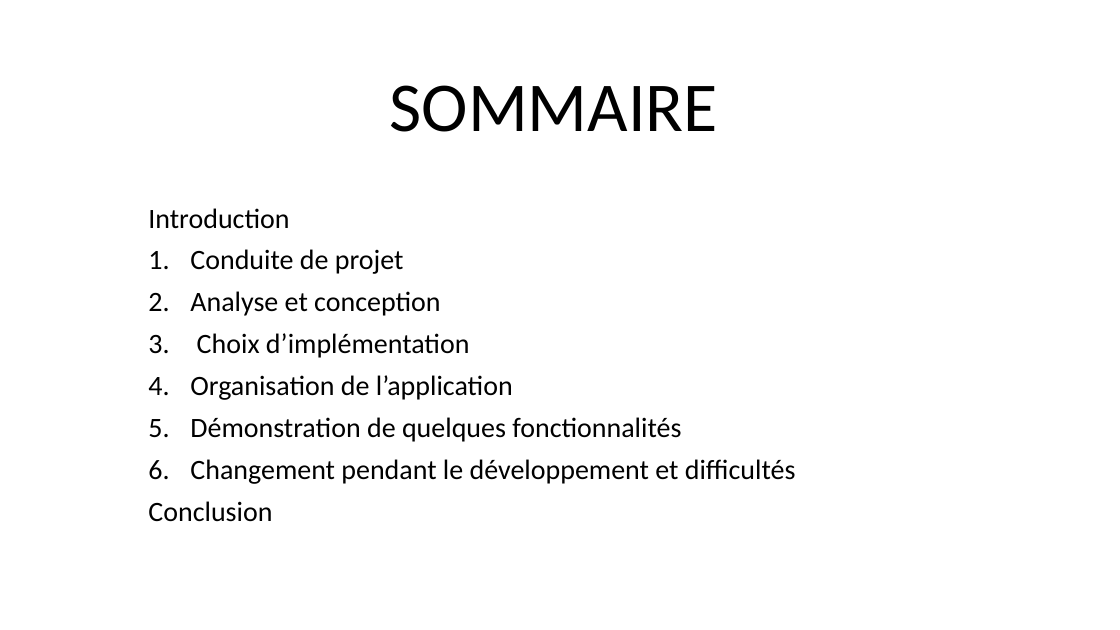
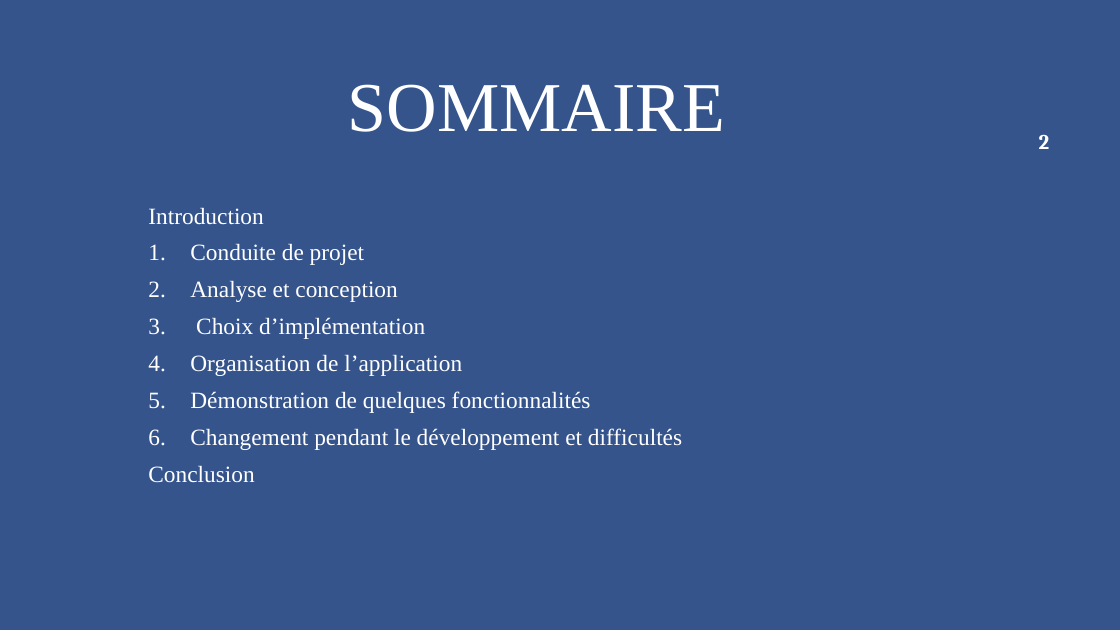
Before and after one commit to sowmangas/rendu-devoir, a slide deck: slide 2 of Documents/Presentation Application web de rendu de devoirs.pptx. Drawn at 1120x630 pixels with LibreOffice and Linux fonts; fonts in the diff are those of the drawing; background and template pictures are left out. Boxes give left, top, right and bottom in pixels: in the first picture for what was removed or moved away, otherwise in the second. Text is boxed around its words. In the diff, an @@ line names an element or a change of style, - is before the commit and + after.

```diff
--- a/Documents/Presentation Application web de rendu de devoirs.pptx
+++ b/Documents/Presentation Application web de rendu de devoirs.pptx
@@ background #FFFFFF to #36548C @@
@@ title "SOMMAIRE" at [348, 84, 725, 132]: font Calibri to Times New Roman, text colour #000000 to #FFFFFF @@
@@ page number added at [1039, 134, 1050, 149], 18 pt, text #FFFFFF, bold @@
+2
@@ subtitle "Introduction" at [148, 208, 682, 482]: size 24 to 20 pt, font Calibri to Times New Roman, text colour #000000 to #FFFFFF @@
```
Also in this commit, not shown: 13 other slides changed, 3 other files.
